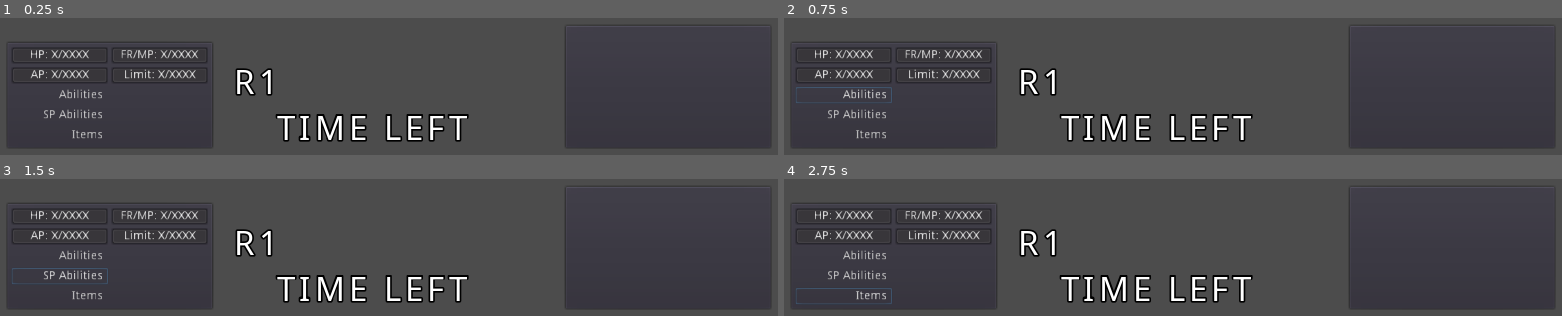
Above: before the commit, frames 1-4 (two rows, left to right).
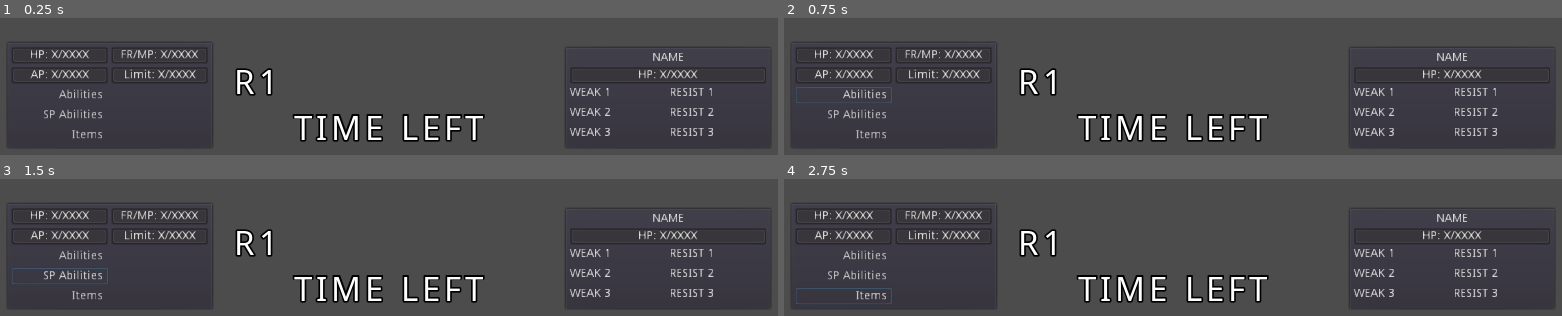
Above: after the commit, the same moments.

Repository: cypher31/come-sail-away
Game: Godot game, scene res://stage_battle/stage_battle.tscn
Two runs of this game, one before a commit and one after it. Both use one fixed random seed, a clock stepped at 60 frames per second and the inputs below. This scene is started directly instead of the project's main scene. The engine's default icon, where the game draws it, is replaced by a stand-in: a white triangle on a blue panel in a dark square.
Inputs:
- Up to frame 1 (0.25 s): no input
- Up to frame 2 (0.75 s): click "Abilities" at 0.5 s
- Up to frame 3 (1.5 s): click "SP Abilities" at 1.25 s
- Up to frame 4 (2.75 s): click "Items" at 2 s

The runs differ from the first frame. In frame 1, 4.3% of the frame differs, in the area x 35-99%, y 10-91%; in frame 2, 4.3%; in frame 3, 4.3%; in frame 4, 4.3%.
Error before the commit: Invalid call. Nonexistent function 'get_node' in base 'Nil'. (res://utility.gd:46)
Error after the commit: Invalid call. Nonexistent function 'get_node' in base 'Nil'. (res://utility.gd:50)

Commit message:
Battle menu fixes
* Fixed issue where battle menu would not update at start of the battle
* Began structure for enemy battle menu variables/dictionary

Diff:
--- a/enemy_base/enemy_base.gd
+++ b/enemy_base/enemy_base.gd
@@ -13,6 +13,7 @@
 var turn_active : bool = false #variable to check if it is this characters turn or not
 var turn_count : int #variable to check what key this entity was given to remove from turn dict
 var in_battle : bool #variablet to check if entity is in a battle or not
+var enemy_type : String # the type of enemy this script is attached to
 
 #battle stats
 var health_points : int = health #health during battle
@@ -21,12 +22,36 @@
 var char_class : String #character base clas
 var class_base : String = "enemy"
 
+var weakness : Dictionary = {
+	"WEAK_1" : "",
+	"WEAK_2" : "",
+	"WEAK_3" : ""
+}
+
+var resist : Dictionary = {
+	"RESIST_1" : "",
+	"RESIST_2" : "",
+	"RESIST_3" : ""
+}
+
 onready var anim_player = $AnimationPlayer
 
 # Called when the node enters the scene tree for the first time.
 func _ready():
 	#turn time calc
 	_new_timer()
+
+	#set weakness & resists
+	if enemy_type != null:
+			if enemy_type == utility.dict_all_enemy.RAVEN.name:
+				var enemy_info_root = utility.dict_all_enemy.RAVEN
+				weakness.WEAK_1 = enemy_info_root.WEAK_1
+				weakness.WEAK_2 = enemy_info_root.WEAK_2
+				weakness.WEAK_3 = enemy_info_root.WEAK_3
+
+				resist.RESIST_1 = enemy_info_root.RESIST_1
+				resist.RESIST_2 = enemy_info_root.RESIST_2
+				resist.RESIST_3 = enemy_info_root.RESIST_3
 	pass # Replace with function body.
 
 
@@ -104,3 +129,7 @@
 
 	set_physics_process(true)
 	return
+
+func _update_battle_menu(battle_menu):
+
+	return
--- a/main_char_prototype/main_char_prototype.gd
+++ b/main_char_prototype/main_char_prototype.gd
@@ -224,7 +224,7 @@
 
 func _limit_calc_attack(strength):
 	limit_points += float(strength) / 4.0
-	utility.emit_signal("update_battle_menu", self)
+	utility.emit_signal("update_player_battle_menu", self)
 	return
 
 func _limit_calc_defend(damage):
--- /dev/null
+++ b/menu_battle_enemy/menu_battle_enemy.tscn
@@ -0,0 +1,126 @@
+[gd_scene format=2]
+
+[node name="menu_enemy_stats" type="MarginContainer"]
+margin_left = 670.0
+margin_right = 960.0
+margin_bottom = 270.0
+custom_constants/margin_right = 20
+custom_constants/margin_top = 20
+custom_constants/margin_left = 20
+custom_constants/margin_bottom = 20
+__meta__ = {
+"_edit_use_anchors_": false
+}
+
+[node name="PanelContainer" type="PanelContainer" parent="."]
+margin_left = 20.0
+margin_top = 126.0
+margin_right = 270.0
+margin_bottom = 250.0
+rect_min_size = Vector2( 250, 50 )
+size_flags_vertical = 8
+
+[node name="VBoxContainer" type="VBoxContainer" parent="PanelContainer"]
+margin_left = 7.0
+margin_top = 7.0
+margin_right = 243.0
+margin_bottom = 117.0
+
+[node name="name_container" type="HBoxContainer" parent="PanelContainer/VBoxContainer"]
+margin_right = 236.0
+margin_bottom = 14.0
+
+[node name="Label" type="Label" parent="PanelContainer/VBoxContainer/name_container"]
+margin_right = 236.0
+margin_bottom = 14.0
+size_flags_horizontal = 3
+text = "NAME"
+align = 1
+valign = 1
+__meta__ = {
+"_edit_use_anchors_": false
+}
+
+[node name="hp_container" type="HBoxContainer" parent="PanelContainer/VBoxContainer"]
+margin_top = 18.0
+margin_right = 236.0
+margin_bottom = 38.0
+
+[node name="bar_hp" type="ProgressBar" parent="PanelContainer/VBoxContainer/hp_container"]
+margin_right = 236.0
+margin_bottom = 20.0
+rect_min_size = Vector2( 0, 20 )
+size_flags_horizontal = 3
+step = 1.0
+rounded = true
+percent_visible = false
+
+[node name="Label" type="Label" parent="PanelContainer/VBoxContainer/hp_container/bar_hp"]
+anchor_top = 0.5
+anchor_right = 1.0
+anchor_bottom = 0.5
+margin_top = -7.0
+margin_bottom = 7.0
+size_flags_horizontal = 3
+text = "HP: X/XXXX"
+align = 1
+__meta__ = {
+"_edit_use_anchors_": false
+}
+
+[node name="weak_resist_container" type="HBoxContainer" parent="PanelContainer/VBoxContainer"]
+margin_top = 42.0
+margin_right = 236.0
+margin_bottom = 110.0
+size_flags_vertical = 3
+
+[node name="list_weakness" type="VBoxContainer" parent="PanelContainer/VBoxContainer/weak_resist_container"]
+margin_right = 116.0
+margin_bottom = 68.0
+size_flags_horizontal = 3
+
+[node name="Label" type="Label" parent="PanelContainer/VBoxContainer/weak_resist_container/list_weakness"]
+margin_right = 116.0
+margin_bottom = 20.0
+rect_min_size = Vector2( 0, 20 )
+text = "WEAK 1"
+
+[node name="Label2" type="Label" parent="PanelContainer/VBoxContainer/weak_resist_container/list_weakness"]
+margin_top = 24.0
+margin_right = 116.0
+margin_bottom = 44.0
+rect_min_size = Vector2( 0, 20 )
+text = "WEAK 2"
+
+[node name="Label3" type="Label" parent="PanelContainer/VBoxContainer/weak_resist_container/list_weakness"]
+margin_top = 48.0
+margin_right = 116.0
+margin_bottom = 68.0
+rect_min_size = Vector2( 0, 20 )
+text = "WEAK 3"
+
+[node name="list_resist" type="VBoxContainer" parent="PanelContainer/VBoxContainer/weak_resist_container"]
+margin_left = 120.0
+margin_right = 236.0
+margin_bottom = 68.0
+size_flags_horizontal = 3
+
+[node name="Label" type="Label" parent="PanelContainer/VBoxContainer/weak_resist_container/list_resist"]
+margin_right = 116.0
+margin_bottom = 20.0
+rect_min_size = Vector2( 0, 20 )
+text = "RESIST 1"
+
+[node name="Label2" type="Label" parent="PanelContainer/VBoxContainer/weak_resist_container/list_resist"]
+margin_top = 24.0
+margin_right = 116.0
+margin_bottom = 44.0
+rect_min_size = Vector2( 0, 20 )
+text = "RESIST 2"
+
+[node name="Label3" type="Label" parent="PanelContainer/VBoxContainer/weak_resist_container/list_resist"]
+margin_top = 48.0
+margin_right = 116.0
+margin_bottom = 68.0
+rect_min_size = Vector2( 0, 20 )
+text = "RESIST 3"
--- a/stage_battle/stage_battle.gd
+++ b/stage_battle/stage_battle.gd
@@ -12,7 +12,7 @@
 
 	utility.connect("turn_over", self, "_next_turn")
 	utility.connect("entity_hp_zero", self, "_remove_turn")
-	utility.connect("update_battle_menu", self, "_update_battle_menu")
+	utility.connect("update_player_battle_menu", self, "_update_player_battle_menu")
 	utility.connect("update_battle_time", self, "_update_battle_time")
 	pass # Replace with function body.
 
@@ -23,7 +23,6 @@
 
 func _turn_manager(entities = all_battle_entities):
 	#turn manager for active members of the battle
-	utility.connect("update_battle_menu", self, "_update_battle_menu")
 	#clear last round if any keys left over
 	dict_turn_order.clear()
 
@@ -36,7 +35,6 @@
 
 	first_turn.turn_active = true
 	first_turn.turn_count = dict_turn_order.keys().min()
-	utility.emit_signal("update_battle_menu", first_turn)
 
 	_update_round_order_cards(turn_cards)
 	return
@@ -109,8 +107,13 @@
 
 	var next_turn = dict_turn_order[dict_turn_order.keys().min()]
 
-	next_turn.turn_active = true #active the next characters turn
-	utility.emit_signal("update_battle_menu", next_turn) #update battle menu for next character
+	next_turn.turn_active = true #activate the next characters turn
+
+	if !next_turn.is_in_group("enemy"):
+		utility.emit_signal("update_player_battle_menu", next_turn) #update battle menu for next character
+		print("MENU UPDATED DJA;LKDFJA;")
+	else:
+		utility.emit_signal("update_enemy_battle_menu", next_turn)
 	return
 
 func _remove_turn(entity_key):
@@ -124,9 +127,9 @@
 	round_label.set_text(new_string)
 	return
 
-func _update_battle_menu(character):
+func _update_player_battle_menu(character):
 	var battle_menu = $container_menu/container_menu_bot/menu_battle_player
-	var menu_name : Label= battle_menu.get_node("PanelContainer/VBoxContainer/name")
+#	var menu_name : Label= battle_menu.get_node("PanelContainer/VBoxContainer/name")
 	var bar_hp : ProgressBar = battle_menu.get_node("PanelContainer/VBoxContainer/hp_rs_container/bar_hp")
 	var bar_hp_label : Label = bar_hp.get_node("Label")
 	var bar_action : ProgressBar = battle_menu.get_node("PanelContainer/VBoxContainer/ap_lim_container/bar_action")
@@ -196,4 +199,15 @@
 func _update_battle_time(time):
 	var label_time_left : Label = $container_menu/container_menu_bot/container_round/mc_time/label_time_left
 	label_time_left.set_text(str(time))
-	return
+
+	var turn_curr = dict_turn_order[dict_turn_order.keys().min()]
+
+	if !turn_curr.is_in_group("enemy"):
+		utility.emit_signal("update_player_battle_menu", turn_curr)
+	else:
+		utility.emit_signal("update_enemy_battle_menu", turn_curr)
+	return
+
+func _change_enemy_focus():
+
+	return
--- a/stage_battle/stage_battle.tscn
+++ b/stage_battle/stage_battle.tscn
@@ -1,8 +1,9 @@
-[gd_scene load_steps=5 format=2]
+[gd_scene load_steps=6 format=2]
 
 [ext_resource path="res://stage_battle/stage_battle.gd" type="Script" id=1]
 [ext_resource path="res://menu_battle_player/menu_battle_player.tscn" type="PackedScene" id=2]
 [ext_resource path="res://assets/fonts/NotoSans-Regular.ttf" type="DynamicFontData" id=3]
+[ext_resource path="res://menu_battle_enemy/menu_battle_enemy.tscn" type="PackedScene" id=4]
 
 [sub_resource type="DynamicFont" id=1]
 size = 40
@@ -64,6 +65,7 @@
 margin_right = 960.0
 margin_bottom = 540.0
 rect_min_size = Vector2( 960, 270 )
+size_flags_horizontal = 0
 __meta__ = {
 "_edit_use_anchors_": false
 }
@@ -73,14 +75,14 @@
 
 [node name="container_round" type="VBoxContainer" parent="container_menu/container_menu_bot"]
 margin_left = 294.0
-margin_right = 625.0
+margin_right = 666.0
 margin_bottom = 270.0
 size_flags_horizontal = 3
 custom_constants/separation = 0
 
 [node name="hbox_round" type="HBoxContainer" parent="container_menu/container_menu_bot/container_round"]
 margin_top = 140.0
-margin_right = 331.0
+margin_right = 372.0
 margin_bottom = 195.0
 size_flags_vertical = 10
 
@@ -95,7 +97,7 @@
 
 [node name="scroll_turn_order" type="ScrollContainer" parent="container_menu/container_menu_bot/container_round/hbox_round"]
 margin_left = 57.0
-margin_right = 331.0
+margin_right = 372.0
 margin_bottom = 55.0
 mouse_filter = 1
 size_flags_horizontal = 3
@@ -105,7 +107,7 @@
 
 [node name="mc_time" type="MarginContainer" parent="container_menu/container_menu_bot/container_round"]
 margin_top = 195.0
-margin_right = 331.0
+margin_right = 372.0
 margin_bottom = 270.0
 size_flags_vertical = 8
 custom_constants/margin_right = 20
@@ -115,7 +117,7 @@
 
 [node name="label_time_left" type="Label" parent="container_menu/container_menu_bot/container_round/mc_time"]
 margin_left = 20.0
-margin_right = 311.0
+margin_right = 352.0
 margin_bottom = 55.0
 size_flags_vertical = 10
 custom_fonts/font = SubResource( 1 )
@@ -123,20 +125,4 @@
 align = 1
 valign = 1
 
-[node name="menu_enemy_stats" type="MarginContainer" parent="container_menu/container_menu_bot"]
-margin_left = 670.0
-margin_right = 960.0
-margin_bottom = 270.0
-size_flags_horizontal = 10
-custom_constants/margin_right = 20
-custom_constants/margin_top = 10
-custom_constants/margin_left = 20
-custom_constants/margin_bottom = 20
-
-[node name="PanelContainer" type="PanelContainer" parent="container_menu/container_menu_bot/menu_enemy_stats"]
-margin_left = 20.0
-margin_top = 100.0
-margin_right = 270.0
-margin_bottom = 250.0
-rect_min_size = Vector2( 250, 150 )
-size_flags_vertical = 8
+[node name="menu_battle_enemy" parent="container_menu/container_menu_bot" instance=ExtResource( 4 )]
--- a/utility.gd
+++ b/utility.gd
@@ -4,7 +4,8 @@
 #signals
 signal turn_over #emitted when an entities turn is over
 signal entity_hp_zero #emitted when an entities hp drops to zero
-signal update_battle_menu #emitted when a turn change happens, updates menu for the characters turn
+signal update_player_battle_menu #emitted when a turn change happens, updates menu for the characters turn
+signal update_enemy_battle_menu
 signal update_battle_time #updates the timer at the bottom of the battle screen
 
 #variables
@@ -22,7 +23,10 @@
 
 var enemy_prototype = preload("res://enemy_base/enemy_base.tscn")
 
-var dict_all_enemy : Dictionary = {"enemy_prototype" : enemy_prototype}
+var dict_all_enemy : Dictionary = {
+	"enemy_prototype" : enemy_prototype,
+	"RAVEN" : {"name" : "RAVEN", "WEAK_1" : "THUNDER", "WEAK_2" : "FIRE", "WEAK_3" : "null", "RESIST_1" : "WIND", "RESIST_2": "BEAST", "RESIST_3": "null",}
+	}
 
 var dict_battle_enemies : Dictionary = {
 
